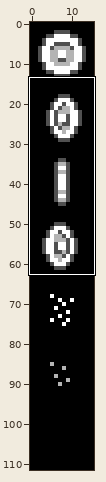
Edited in one commit: sprite sheet (assets/spritesheets/Coin.png). Above: a wide view before the commit, with the close-up outlined.
Close-up. Before the edit:
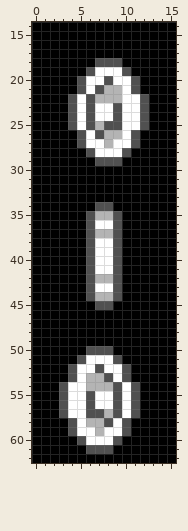
The file is 16x112 pixels. Shown: x 0..15, y 14..62.
Now the later version:
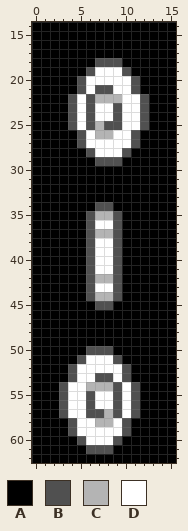
Palette (. is transparent): A #000000  B #505050  C #b4b4b4  D #ffffff
From the commit log: Fixed coin animation frames
Changes in this commit:
Colour B replaces colour C in row 21 at x 8; in row 53 at x 7.
Colour C replaces colour B in row 26 at x 7; in row 58 at x 8.
Colour D replaces colour B in row 20 at x 8; in row 52 at x 7.
Colour D replaces colour C in row 21 at x 9; in row 26 at x 9; in row 27 at x 8; in row 53 at x 6; in row 58 at x 6; in row 59 at x 7.
